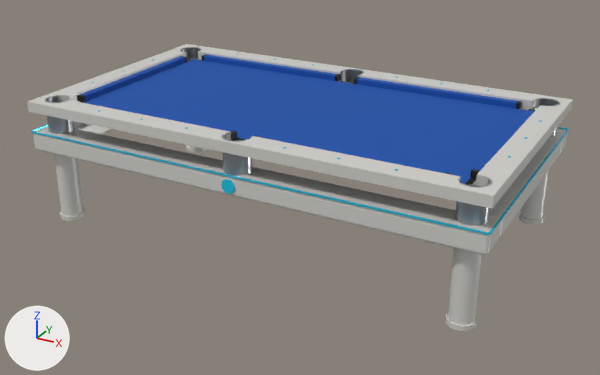
An edit to the glTF model app/src/main/assets/models/table_d.glb, drawn before and after from the same camera.
One viewpoint serves both versions: a 50 mm camera at (2.37, -4.32, 2.37) aimed at (0.03, -0.06, 0.24). Arrows for +X, +Y and +Z are at lower left; the lights stay in place. The first picture is the older version. Where no turn or scale is listed for an object, it has been applied to the vertices. Vertices at exactly the same position are counted once.

The first picture shows 'SM_Apron', 'SM_ApronMedallion', 'SM_ApronReveal', 'SM_Cloth', 'SM_Cushions', 'SM_Legs', 'SM_PocketWells', 'SM_Rails' and 3 more.
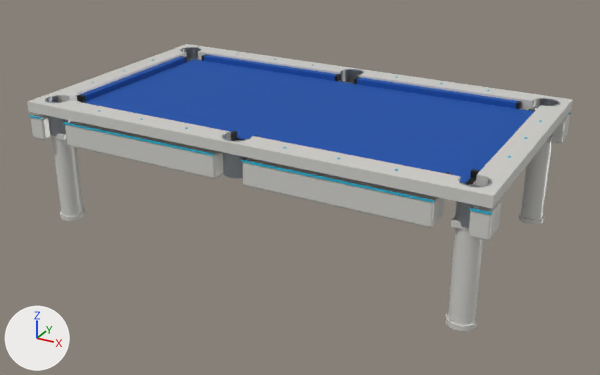
Pixel boxes (x1, y1, x2, y2) of what changed, in the pictures (600 x 375 px; the box of a moved part takes in the faces that stretch with it):
'SM_Apron', reshaped, moved
    before: (33, 121, 568, 255)
    after: (31, 77, 570, 241)
'SM_ApronReveal', reshaped, moved (7% shorter)
    before: (31, 124, 569, 235)
    after: (29, 112, 571, 215)
'SM_ApronMedallion', deleted
    before: (221, 179, 235, 194)
part 1 of me_cube_004, moved or reshaped
    before: (33, 127, 500, 255)
    after: (31, 114, 51, 140)
part 2 of me_cube_004, moved or reshaped
    before: (552, 129, 568, 155)
    after: (65, 121, 223, 179)
part 3 of me_cube_004, added
    after: (242, 158, 444, 228)
part 4 of me_cube_004, moved or reshaped
    before: (489, 138, 560, 238)
    after: (468, 201, 501, 241)
part 5 of me_cube_004, moved or reshaped (not visible afterwards)
    before: (74, 121, 113, 134)
part 6 of me_cube_004, added
    after: (552, 114, 570, 143)
part 7 of me_cube_010, added
    after: (63, 122, 214, 156)
part 8 of me_cube_010, added
    after: (241, 160, 434, 202)
part 9 of me_cube_010, added
    after: (470, 208, 492, 215)
part 10 of me_cube_010, deleted
    before: (31, 131, 490, 235)
part 11 of me_cube_010, deleted
    before: (489, 129, 569, 235)

Edits to the bpy script that builds the scene:
```text
Change me_cube_004:
    used by ob_sm_apron; location = (0.0, -0.733, 0.54)
    remove me_cube_004.from_pydata(...)  # 384 vertices, 752 faces; spans x -1.47..1.47, y -0.1..1.56, z -0.06..0.06
    add me_cube_004.from_pydata(...)  # 768 vertices, 1504 faces; spans x -0.05..2.88, y -0.09..1.58, z -0.07..0.07
    me_cube_004 part 1: the loose piece of 96 vertices spanning x -1.47..1.47, y -0.1..0.1, z -0.06..0.06 is scaled about its middle by (0.0308, 0.882, 1.28)
    me_cube_004 part 2: the loose piece of 96 vertices spanning x -1.47..1.47, y 1.37..1.56, z -0.06..0.06 is scaled about its middle by (0.369, 0.882, 1.28), then moved by (0.78, -1.47, 0.0)
    me_cube_004 part 3: the loose piece of 96 vertices spanning x -1.47..1.47, y -0.1..0.1, z -0.06..0.06 is copied, and the copy is scaled about its middle by (0.369, 0.882, 1.28), then moved by (2.05, 0.0, 0.0); it spans x 1.5..2.59, y -0.09..0.09, z -0.07..0.07
    me_cube_004 part 4: the loose piece of 96 vertices spanning x 1.27..1.46, y 0.1..1.37, z -0.06..0.06 is scaled about its middle by (0.513, 0.124, 1.28), then moved by (1.46, -0.73, 0.0)
    me_cube_004 part 5: the loose piece of 96 vertices spanning x -1.46..-1.27, y 0.1..1.37, z -0.06..0.06 is scaled about its middle by (0.513, 0.124, 1.28), then moved by (1.37, 0.76, 0.0)
    me_cube_004 part 6: the loose piece of 96 vertices spanning x 1.27..1.46, y 0.1..1.37, z -0.06..0.06 is copied, and the copy is scaled about its middle by (0.513, 0.124, 1.28), then moved by (1.46, 0.76, 0.0); it spans x 2.77..2.88, y 1.4..1.58, z -0.07..0.07
    other edits to the shape of me_cube_004 do not show in these pictures
Change me_cube_010:
    used by ob_sm_apronreveal; location = (0.0, -0.83, 0.604)
    remove me_cube_010.from_pydata(...)  # 32 vertices, 48 faces; spans x -1.47..1.47, y 0.0..1.66, z 0.0
    add me_cube_010.from_pydata(...)  # 64 vertices, 96 faces; spans x -0.05..2.88, y 0.0..1.66, z 0.0
    me_cube_010 part 7: a new loose piece, a box spanning x 0.2325..1.3225, y -0.005..0.005, z -0.004..0.004, in mat_mat_sight (cyan #2bd9ff)
    me_cube_010 part 8: a new loose piece, a box spanning x 1.5025..2.5925, y -0.005..0.005, z -0.004..0.004, in mat_mat_sight (cyan #2bd9ff)
    me_cube_010 part 9: a new loose piece, a box spanning x 2.7725..2.8775, y -0.005..0.005, z -0.004..0.004, in mat_mat_sight (cyan #2bd9ff)
    me_cube_010 part 10: the loose piece of 8 vertices spanning x -1.47..1.47, y 0.0, z 0.0 is deleted
    me_cube_010 part 11: the loose piece of 8 vertices spanning x 1.46..1.47, y 0.0..1.66, z 0.0 is deleted
    other edits to the shape of me_cube_010 do not show in these pictures
Change ob_sm_apron:
    ob_sm_apron.location: (0.0, -0.733, 0.54) -> (-1.413, -0.745, 0.632)
Remove ob_sm_apronmedallion:
    ob_sm_apronmedallion = bpy.data.objects.new('SM_ApronMedallion', me_cylinder)
    ob_sm_apronmedallion.location = (0.0, -0.832, 0.54)
Change ob_sm_apronreveal:
    ob_sm_apronreveal.location: (0.0, -0.83, 0.604) -> (-1.413, -0.83, 0.709)
```
